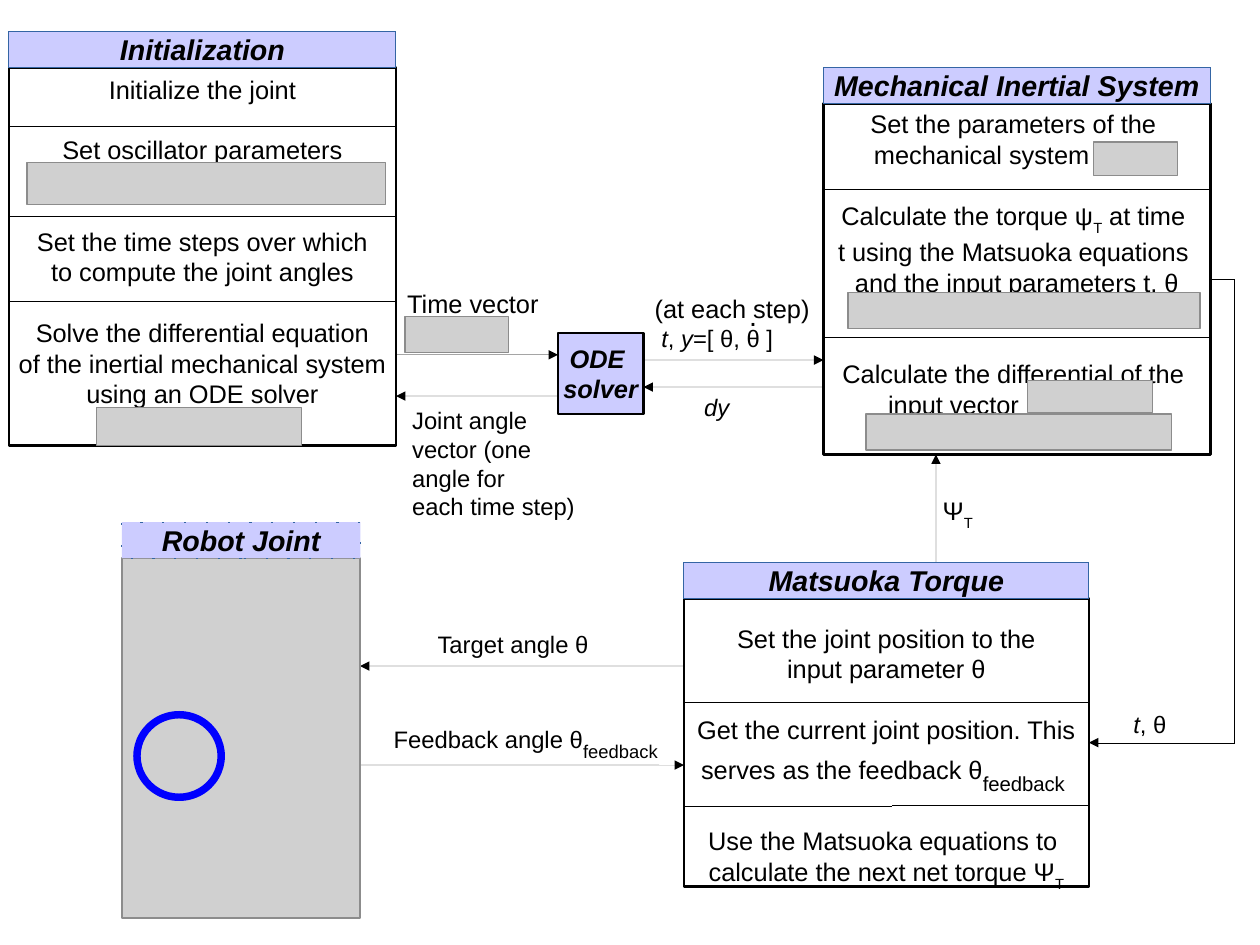
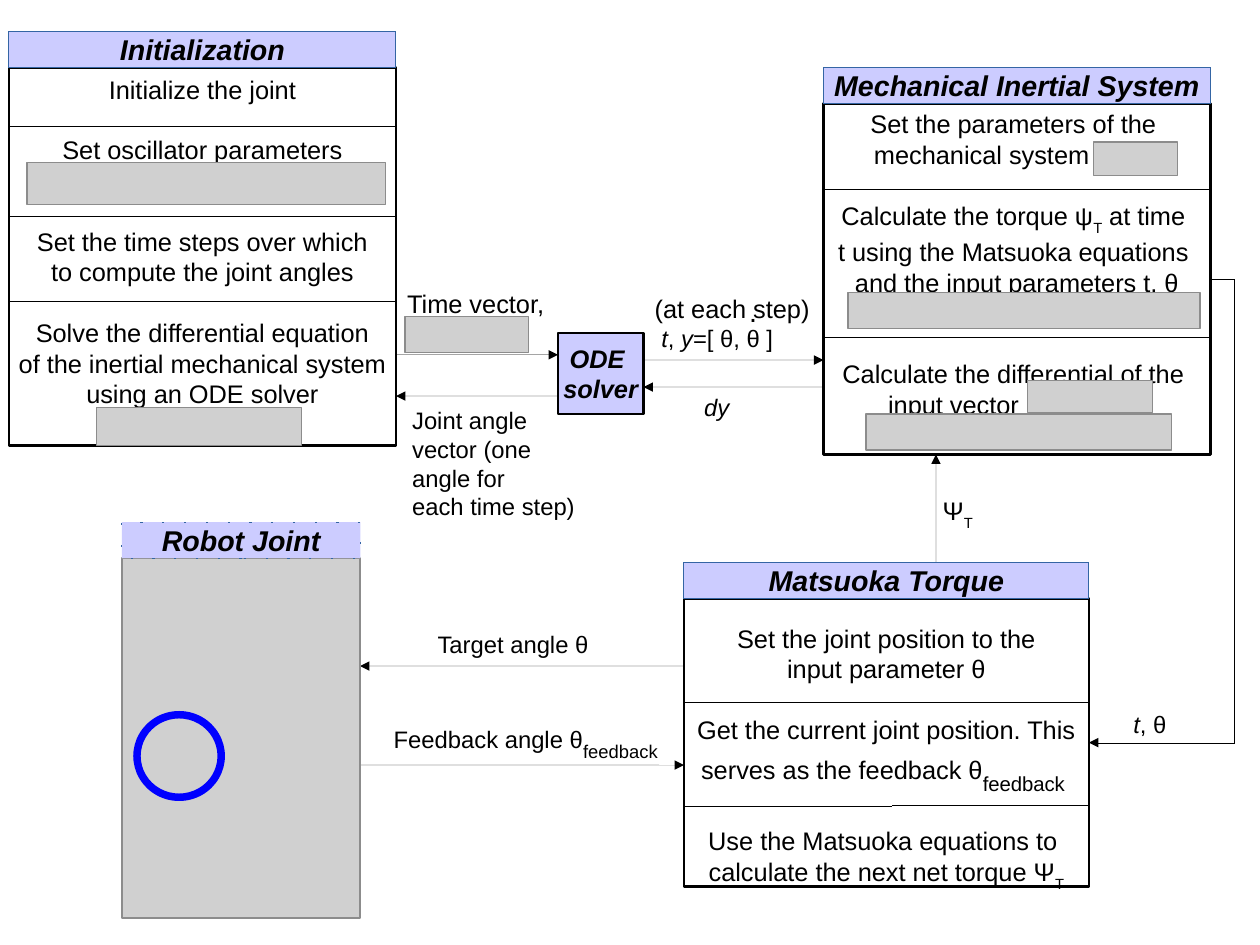
Before and after one commit to sayantanauddy/matsuoka_joint_control, a slide deck: slide 1 of report/figures/robot_joint_control.odp. Drawn at 1260x945 pixels with LibreOffice and Linux fonts; fonts in the diff are those of the drawing; grey boxes stand for pictures. Boxes give left, top, right and bottom in pixels: in the first picture for what was removed or moved away, otherwise in the second. Text is boxed around its words. In the diff, an @@ line names an element or a change of style, - is before the commit and + after.

```diff
--- a/report/figures/robot_joint_control.odp
+++ b/report/figures/robot_joint_control.odp
@@ text at (x1=407, y1=294, x2=544, y2=319): text changed @@
-Time vector
+Time vector,
@@ text "." moved from (x1=739, y1=293, x2=769, y2=336) to (x1=739, y1=288, x2=769, y2=332) @@
@@ picture resized from (x1=405, y1=317, x2=509, y2=352) to (x1=405, y1=317, x2=528, y2=352) @@
```
Also in this commit, not shown: 9 other files.
